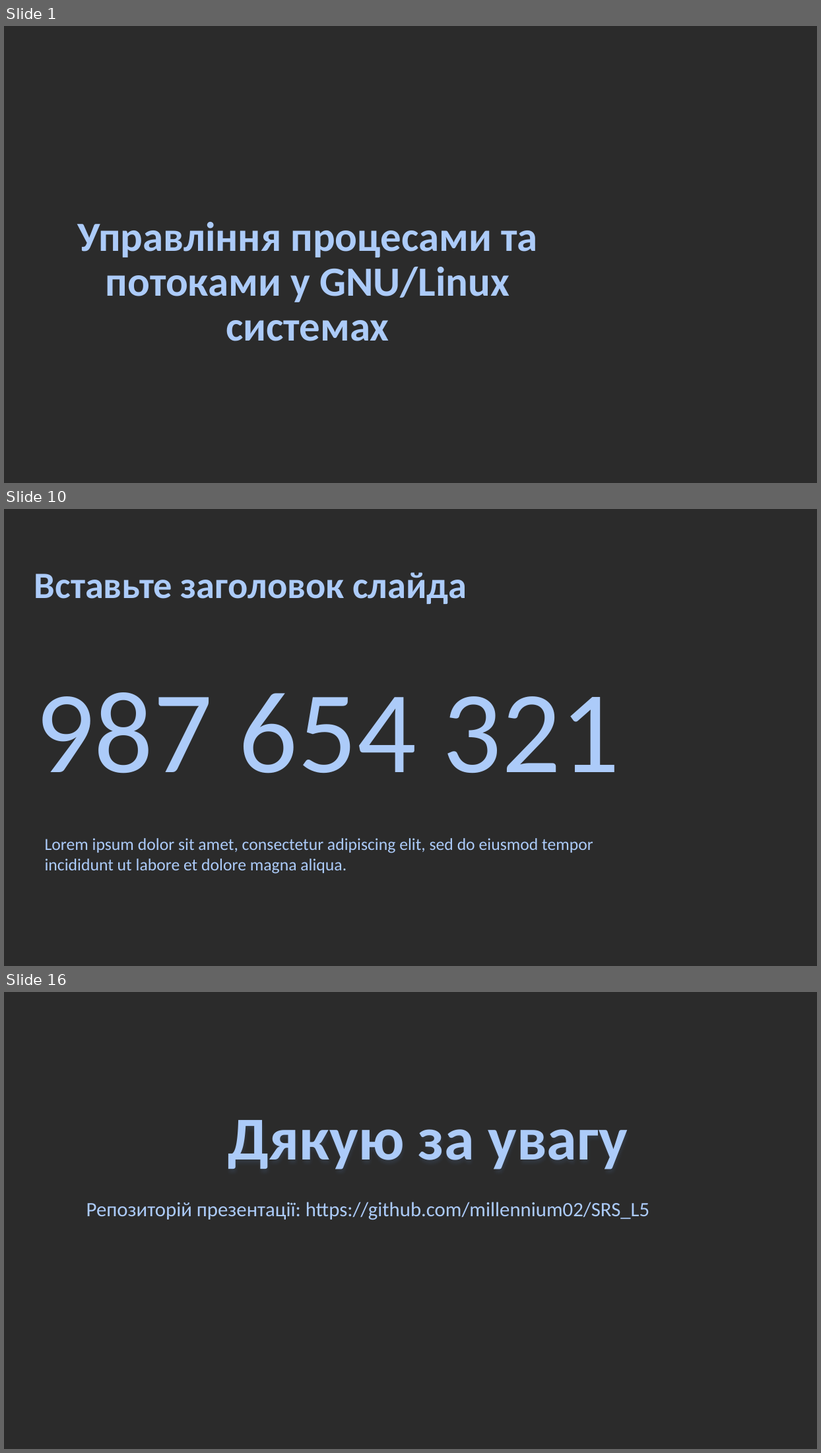
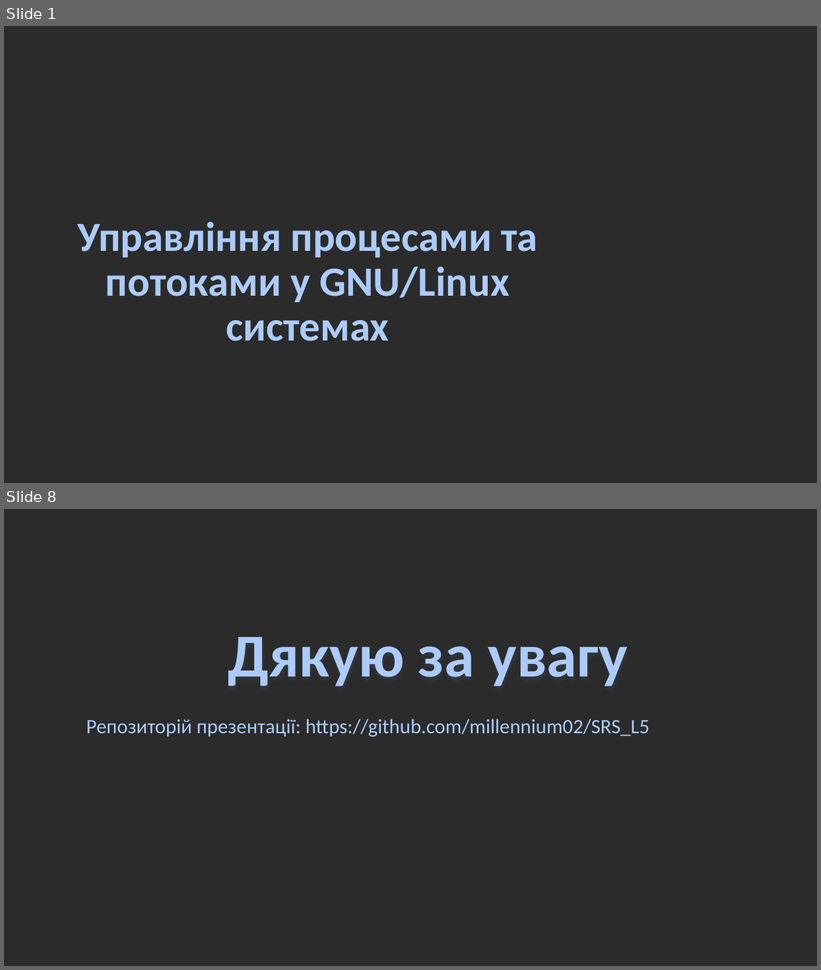
Before and after one commit to millennium02/SRS_L5, a slide deck: linux_ps&threads.odp. Shown one above the other, each under a label of ours: slides 1, 10 and 16 before the commit, slides 1 and 8 after it; the slides between them are not shown. The pictures are 821x1453 and 821x970 pixels, drawn with LibreOffice and Linux fonts; fonts in the diff are those of the drawing; background and template pictures are left out; a plain dark background stands for a picture behind light text. Boxes give left, top, right and bottom in pixels: in the first picture for what was removed or moved away, otherwise in the second. Text is boxed around its words. In the diff, an @@ line names an element or a change of style, - is before the commit and + after.

```diff
--- a/linux_ps&threads.odp
+++ b/linux_ps&threads.odp
@@ slide 10 removed at [4, 509, 817, 966], background picture (left out) @@
@@ title removed at [34, 572, 467, 604] @@
-Вставьте заголовок слайда
@@ text removed at [35, 692, 620, 774] @@
-987 654 321
@@ text removed at [45, 838, 593, 874] @@
-Lorem ipsum dolor sit amet, consectetur adipiscing elit, sed do eiusmod tempor incididunt ut labore et dolore magna aliqua.
@@ what was slide 16 is now slide 8 @@
```
Also in this commit, not shown: 6 slides changed, 7 other slides removed, 1 other file.
